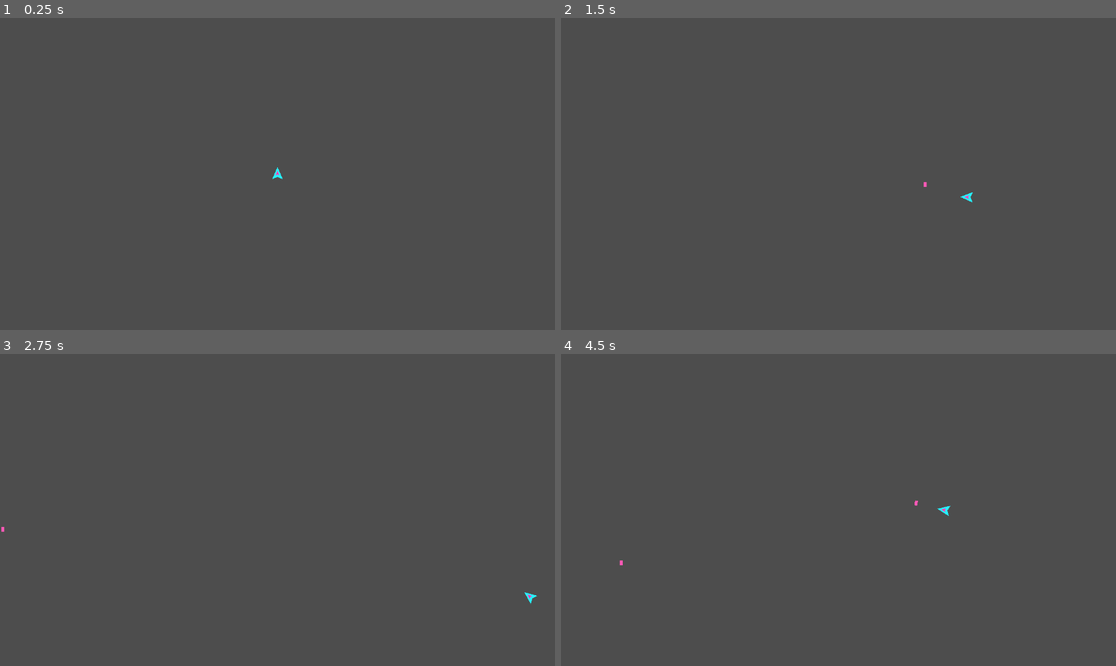
Above: before the commit, frames 1-4 (two rows, left to right).
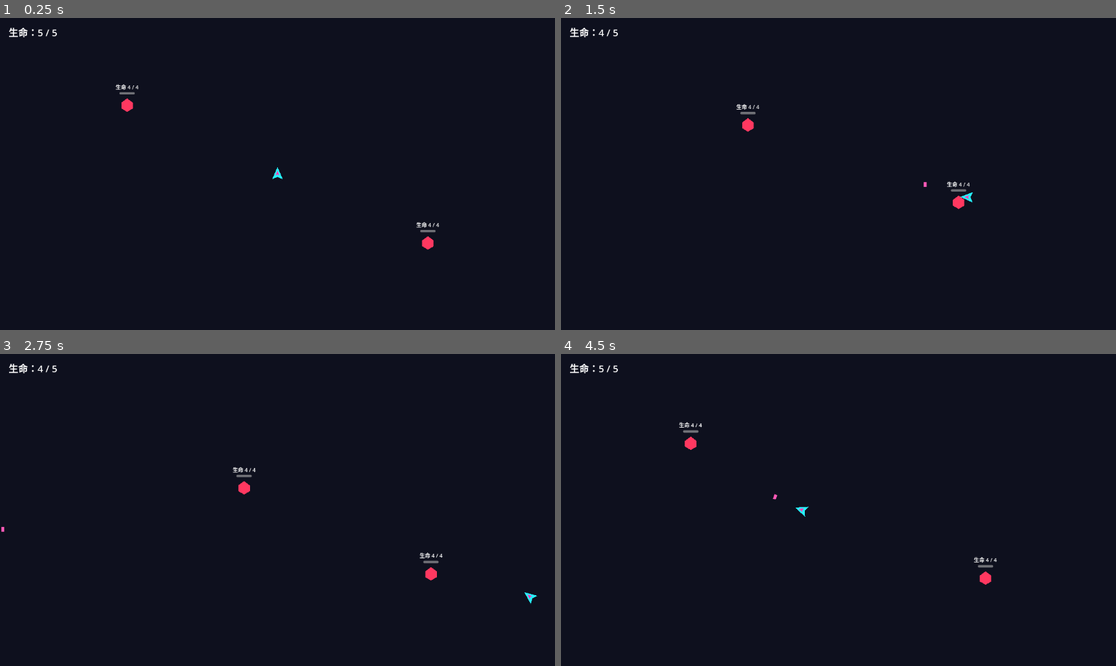
Above: after the commit, the same moments.

Repository: ngucua02-arch/UGDS_PixelRoguelike_game
Game: Godot game, scene res://scenes/main/Main.tscn
Same seed, same stepped clock (60 frames per second), same inputs: the game is played once before the commit and once after it.
Inputs (mouse positions are in pixels of both pictures, inside the frame that each line leads up to):
- Up to frame 1 (0.25 s): no input
- Up to frame 2 (1.5 s): move the mouse to (960, 158) at 0.52 s; hold D (move_right) 0.53-1.28 s; tap Space (dodge) at 0.6 s; move the mouse to (727, 189) at 1.27 s; hold S (move_down) from 1.28 s (still down); click (727, 189) at 1.35 s
- Up to frame 3 (2.75 s): move the mouse to (333, 441) at 2.02 s; release S (move_down) at 2.03 s; hold D (move_right) from 2.03 s (still down); tap Space (dodge) at 2.1 s
- Up to frame 4 (4.5 s): move the mouse to (810, 572) at 2.77 s; release D (move_right) at 2.78 s; hold W (move_up) 2.78-3.53 s; click (810, 572) at 2.85 s; move the mouse to (1005, 556) at 3.52 s; hold A (move_left) from 3.53 s (still down); tap Space (dodge) at 3.6 s; tap R (restart) at 4.15 s; move the mouse to (672, 463) at 4.27 s; click (672, 463) at 4.35 s

The runs differ from the first frame. In frame 1, 100% of the frame differs, in the area x 0-100%, y 0-100%; in frame 2, 100%; in frame 3, 100%; in frame 4, 100%.

Commit message:
Implement fixed combat room and melee enemies

Diff:
--- /dev/null
+++ b/scenes/enemies/Enemy.tscn
@@ -0,0 +1,40 @@
+[gd_scene load_steps=4 format=3]
+
+[ext_resource type="Script" path="res://scripts/enemies/Enemy.gd" id="1_enemy"]
+
+[sub_resource type="CircleShape2D" id="CircleShape2D_enemy"]
+radius = 12.0
+
+[sub_resource type="RectangleShape2D" id="RectangleShape2D_bar"]
+size = Vector2(32, 5)
+
+[node name="Enemy" type="CharacterBody2D"]
+collision_layer = 4
+collision_mask = 3
+script = ExtResource("1_enemy")
+
+[node name="CollisionShape2D" type="CollisionShape2D" parent="."]
+shape = SubResource("CircleShape2D_enemy")
+
+[node name="Body" type="Polygon2D" parent="."]
+color = Color(1, 0.22, 0.38, 1)
+polygon = PackedVector2Array(0, -14, 12, -5, 12, 7, 0, 14, -12, 7, -12, -5)
+
+[node name="HealthBar" type="ProgressBar" parent="."]
+offset_left = -16.0
+offset_top = -27.0
+offset_right = 16.0
+offset_bottom = -22.0
+mouse_filter = 2
+show_percentage = false
+max_value = 4.0
+value = 4.0
+
+[node name="HealthText" type="Label" parent="."]
+offset_left = -42.0
+offset_top = -46.0
+offset_right = 42.0
+offset_bottom = -27.0
+theme_override_font_sizes/font_size = 11
+text = "生命 4 / 4"
+horizontal_alignment = 1
--- a/scenes/main/Main.tscn
+++ b/scenes/main/Main.tscn
@@ -1,9 +1,36 @@
-[gd_scene load_steps=3 format=3]
+[gd_scene load_steps=4 format=3]
 
 [ext_resource type="Script" path="res://scripts/main/Main.gd" id="1_main"]
 [ext_resource type="PackedScene" path="res://scenes/player/Player.tscn" id="2_player"]
+[ext_resource type="PackedScene" path="res://scenes/rooms/Room.tscn" id="3_room"]
 
 [node name="Main" type="Node2D"]
 script = ExtResource("1_main")
 
-[node name="Player" parent="." instance=ExtResource("2_player")]
+[node name="Overlay" type="CanvasLayer" parent="."]
+
+[node name="HealthLabel" type="Label" parent="Overlay"]
+offset_left = 18.0
+offset_top = 14.0
+offset_right = 280.0
+offset_bottom = 42.0
+theme_override_font_sizes/font_size = 20
+text = "生命：5 / 5"
+
+[node name="ResultLabel" type="Label" parent="Overlay"]
+anchors_preset = 8
+anchor_left = 0.5
+anchor_top = 0.5
+anchor_right = 0.5
+anchor_bottom = 0.5
+offset_left = -190.0
+offset_top = -38.0
+offset_right = 190.0
+offset_bottom = 38.0
+grow_horizontal = 2
+grow_vertical = 2
+theme_override_colors/font_color = Color(0.35, 1, 0.85, 1)
+theme_override_font_sizes/font_size = 30
+horizontal_alignment = 1
+vertical_alignment = 1
+text = ""
--- /dev/null
+++ b/scenes/rooms/Room.tscn
@@ -0,0 +1,52 @@
+[gd_scene load_steps=5 format=3]
+
+[ext_resource type="Script" path="res://scripts/rooms/Room.gd" id="1_room"]
+[ext_resource type="PackedScene" path="res://scenes/enemies/Enemy.tscn" id="2_enemy"]
+
+[sub_resource type="RectangleShape2D" id="RectangleShape2D_horizontal_wall"]
+size = Vector2(1152, 32)
+
+[sub_resource type="RectangleShape2D" id="RectangleShape2D_vertical_wall"]
+size = Vector2(32, 584)
+
+[node name="Room" type="Node2D"]
+script = ExtResource("1_room")
+
+[node name="Floor" type="Polygon2D" parent="."]
+z_index = -10
+color = Color(0.055, 0.065, 0.12, 1)
+polygon = PackedVector2Array(0, 0, 1152, 0, 1152, 648, 0, 648)
+
+[node name="TopWall" type="StaticBody2D" parent="."]
+position = Vector2(576, 16)
+collision_layer = 1
+
+[node name="CollisionShape2D" type="CollisionShape2D" parent="TopWall"]
+shape = SubResource("RectangleShape2D_horizontal_wall")
+
+[node name="BottomWall" type="StaticBody2D" parent="."]
+position = Vector2(576, 632)
+collision_layer = 1
+
+[node name="CollisionShape2D" type="CollisionShape2D" parent="BottomWall"]
+shape = SubResource("RectangleShape2D_horizontal_wall")
+
+[node name="LeftWall" type="StaticBody2D" parent="."]
+position = Vector2(16, 324)
+collision_layer = 1
+
+[node name="CollisionShape2D" type="CollisionShape2D" parent="LeftWall"]
+shape = SubResource("RectangleShape2D_vertical_wall")
+
+[node name="RightWall" type="StaticBody2D" parent="."]
+position = Vector2(1136, 324)
+collision_layer = 1
+
+[node name="CollisionShape2D" type="CollisionShape2D" parent="RightWall"]
+shape = SubResource("RectangleShape2D_vertical_wall")
+
+[node name="EnemyA" parent="." instance=ExtResource("2_enemy")]
+position = Vector2(240, 170)
+
+[node name="EnemyB" parent="." instance=ExtResource("2_enemy")]
+position = Vector2(912, 478)
--- /dev/null
+++ b/scripts/enemies/Enemy.gd
@@ -0,0 +1,78 @@
+extends CharacterBody2D
+
+signal died
+
+@export var max_health: float = 4.0
+@export var move_speed: float = 105.0
+@export var contact_range: float = 34.0
+@export var contact_damage: float = 1.0
+@export var attack_interval: float = 1.0
+
+var health: float = 4.0
+var target: Node2D
+var attack_cooldown: float = 0.0
+var hit_flash_left: float = 0.0
+var is_dead: bool = false
+
+@onready var health_bar: ProgressBar = $HealthBar
+@onready var health_text: Label = $HealthText
+@onready var body_visual: Polygon2D = $Body
+
+
+func _ready() -> void:
+	max_health = maxf(1.0, max_health)
+	health = max_health
+	add_to_group("room_enemies")
+	_update_health_bar()
+
+
+func set_target(player: Node2D) -> void:
+	target = player
+
+
+func _physics_process(delta: float) -> void:
+	if is_dead:
+		return
+	attack_cooldown = maxf(0.0, attack_cooldown - delta)
+	if hit_flash_left > 0.0:
+		hit_flash_left = maxf(0.0, hit_flash_left - delta)
+		if hit_flash_left == 0.0:
+			body_visual.color = Color(1.0, 0.22, 0.38, 1.0)
+
+	if not is_instance_valid(target) or target.get("is_dead") == true:
+		velocity = Vector2.ZERO
+		move_and_slide()
+		return
+
+	var offset := target.global_position - global_position
+	var distance := offset.length()
+	if distance > contact_range:
+		velocity = offset.normalized() * move_speed
+	else:
+		velocity = Vector2.ZERO
+		if attack_cooldown <= 0.0 and target.has_method("take_damage"):
+			target.call("take_damage", contact_damage)
+			attack_cooldown = maxf(0.1, attack_interval)
+	move_and_slide()
+
+
+func take_damage(amount: float) -> void:
+	if is_dead or amount <= 0.0:
+		return
+	health = maxf(0.0, health - amount)
+	_update_health_bar()
+	body_visual.color = Color.WHITE
+	hit_flash_left = 0.12
+	if health <= 0.0:
+		is_dead = true
+		velocity = Vector2.ZERO
+		died.emit()
+		queue_free()
+
+
+func _update_health_bar() -> void:
+	if is_instance_valid(health_bar):
+		health_bar.max_value = max_health
+		health_bar.value = health
+	if is_instance_valid(health_text):
+		health_text.text = "生命 %d / %d" % [ceili(health), ceili(max_health)]
--- a/scripts/main/Main.gd
+++ b/scripts/main/Main.gd
@@ -1 +1,47 @@
 extends Node2D
+
+const PLAYER_SCENE: PackedScene = preload("res://scenes/player/Player.tscn")
+const ROOM_SCENE: PackedScene = preload("res://scenes/rooms/Room.tscn")
+
+@onready var health_label: Label = $Overlay/HealthLabel
+@onready var result_label: Label = $Overlay/ResultLabel
+
+var player: CharacterBody2D
+var room: Node2D
+var run_ended: bool = false
+
+
+func _ready() -> void:
+	player = PLAYER_SCENE.instantiate()
+	player.health_changed.connect(_on_player_health_changed)
+	player.died.connect(_on_player_died)
+	add_child(player)
+
+	room = ROOM_SCENE.instantiate()
+	room.call("configure", player)
+	room.connect("room_cleared", Callable(self, "_on_room_cleared"))
+	add_child(room)
+
+
+func _process(_delta: float) -> void:
+	if Input.is_action_just_pressed("restart"):
+		get_tree().reload_current_scene()
+
+
+func _on_player_health_changed(current: int, maximum: int) -> void:
+	health_label.text = "生命：%d / %d" % [current, maximum]
+
+
+func _on_player_died() -> void:
+	if run_ended:
+		return
+	run_ended = true
+	result_label.text = "你被击败了\n按 R 重新开始"
+	result_label.add_theme_color_override("font_color", Color(1.0, 0.35, 0.48, 1.0))
+
+
+func _on_room_cleared() -> void:
+	if run_ended:
+		return
+	run_ended = true
+	result_label.text = "房间已清空！\n按 R 重新开始"
--- /dev/null
+++ b/scripts/rooms/Room.gd
@@ -0,0 +1,45 @@
+extends Node2D
+
+signal room_cleared
+
+var player: Node2D
+var living_enemies: int = 0
+var has_cleared: bool = false
+
+
+func configure(player_node: Node2D) -> void:
+	player = player_node
+
+
+func _ready() -> void:
+	var enemies: Array[Node] = []
+	_collect_enemies(self, enemies)
+	living_enemies = enemies.size()
+	for enemy in enemies:
+		enemy.call("set_target", player)
+		enemy.connect("died", Callable(self, "_on_enemy_died"))
+	if living_enemies == 0:
+		_emit_room_cleared()
+
+
+func _collect_enemies(parent: Node, result: Array[Node]) -> void:
+	for child in parent.get_children():
+		if child.is_in_group("room_enemies"):
+			result.append(child)
+		else:
+			_collect_enemies(child, result)
+
+
+func _on_enemy_died() -> void:
+	if has_cleared:
+		return
+	living_enemies = maxi(0, living_enemies - 1)
+	if living_enemies == 0:
+		_emit_room_cleared()
+
+
+func _emit_room_cleared() -> void:
+	if has_cleared:
+		return
+	has_cleared = true
+	room_cleared.emit()
Not shown, added: .superpowers/sdd/2026-10-16-first-playable-prototype/progress.md
Not shown, added: .superpowers/sdd/2026-10-16-first-playable-prototype/task-6-report.md
